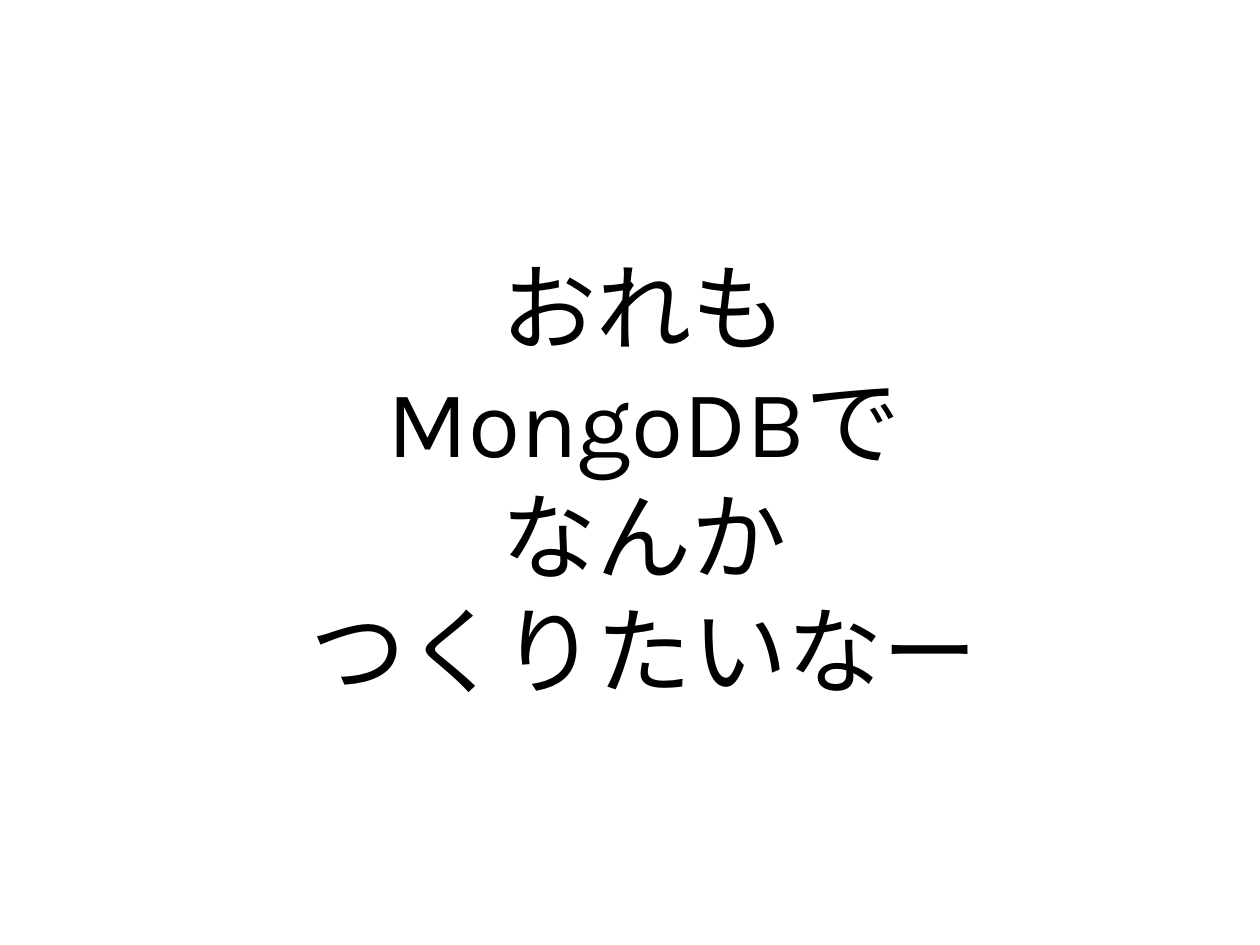
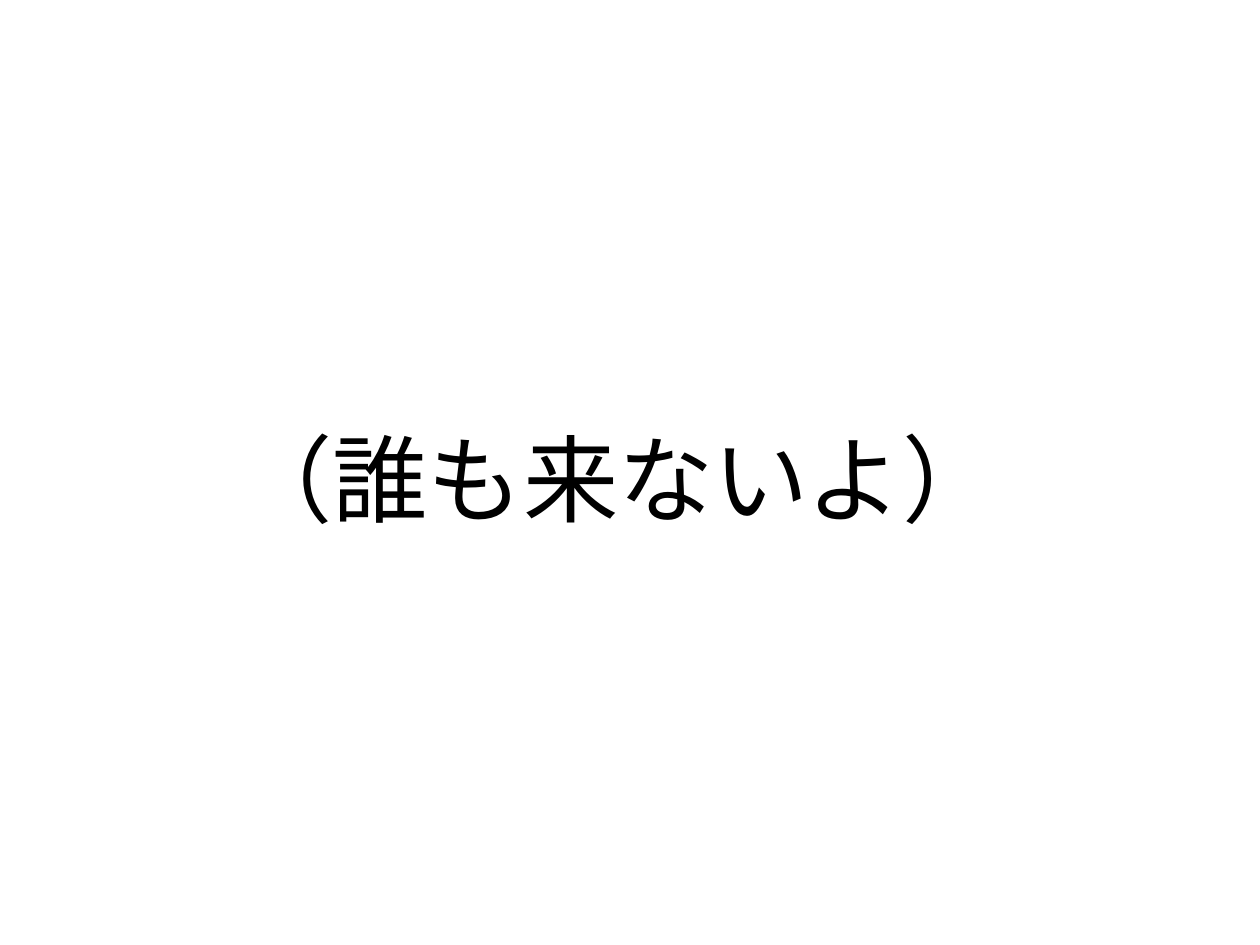
Before and after one commit to naruoga/mongotalk-sample, a slide deck: slide 58 of trying-mongotalk.odp (slide 2 before the commit). Drawn at 1260x945 pixels with LibreOffice and Linux fonts; fonts in the diff are those of the drawing. Boxes give left, top, right and bottom in pixels: in the first picture for what was removed or moved away, otherwise in the second. Text is boxed around its words. In the diff, an @@ line names an element or a change of style, - is before the commit and + after.

Commit message:
trying-mongotalk.odp - presentation version

```diff
--- a/trying-mongotalk.odp
+++ b/trying-mongotalk.odp
@@ text at bbox=[237, 433, 997, 524]: text changed @@
-おれも
-MongoDBで
-なんか
-つくりたいなー
+（誰も来ないよ）
```
Also in this commit, not shown: 18 other slides changed, 30 slides added, 3 slides removed, 1 other file.
